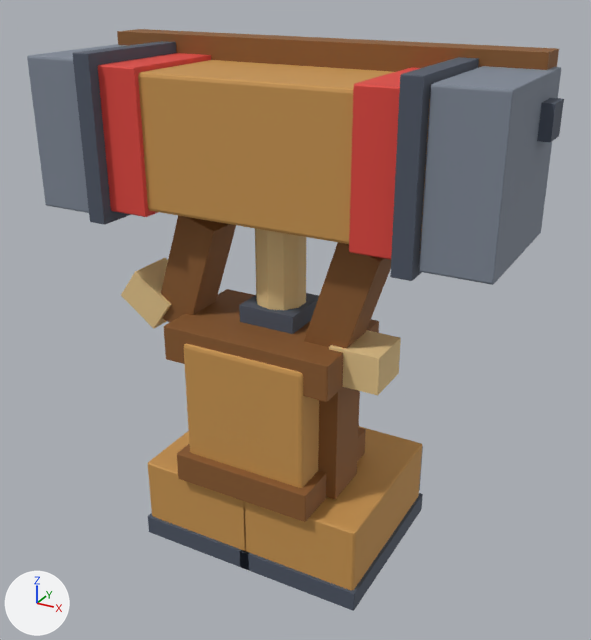
Two versions of the glTF model public/models/pets/mallet-sentry.glb, one commit apart.
Both versions are drawn from a 50 mm lens placed at (0.728, -1.231, 1.131), pointed at (0.018, 0.06, 0.485). Arrows for +X, +Y and +Z are at lower left; the lights stay in place. The older version comes first. Where no turn or scale is listed for an object, it has been applied to the vertices. Vertices at exactly the same position are counted once.

Objects in the first picture: 'arm.L', 'arm.R', 'body', 'head', 'leg.FL', 'leg.FR'.
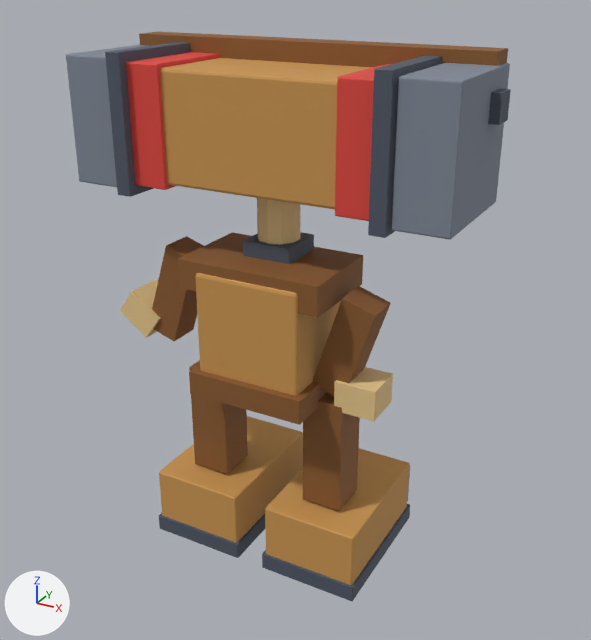
ob_root is not drawn itself; it is the parent of ob_leg_fl, ob_leg_fr.

Where the newer file only moved an object's origin or applied its transform, the numbers keep the older frame.

What changed in the scene script:
```text
Change me_arm_l:
    remove me_arm_l.from_pydata(...)  # 112 vertices, 216 faces; spans x -0.079..0.08, y -0.049..0.049, z -0.169..0.101
    add me_arm_l.from_pydata(...)  # 112 vertices, 216 faces; spans x -0.06..0.072, y -0.04..0.04, z -0.228..-0.005
    me_arm_l part 1: the whole mesh is scaled about its middle by 0.828, then moved by (0.005, 0.0, -0.083)
Change me_arm_r:
    remove me_arm_r.from_pydata(...)  # 112 vertices, 216 faces; spans x -0.164..0.065, y -0.049..0.049, z -0.147..0.103
    add me_arm_r.from_pydata(...)  # 112 vertices, 216 faces; spans x -0.178..0.011, y -0.04..0.04, z -0.176..0.03
    me_arm_r part 2: the whole mesh is scaled about its middle by 0.828, then moved by (-0.034, 0.0, -0.051)
Change me_body:
    remove me_body.from_pydata(...)  # 183 vertices, 338 faces; spans x -0.174..0.174, y -0.134..0.169, z -0.107..0.422
    add me_body.from_pydata(...)  # 183 vertices, 338 faces; spans x -0.145..0.145, y -0.111..0.14, z 0.082..0.521
    me_body part 3: the whole mesh is scaled about its middle by 0.828, then moved by (0.0, -0.003, 0.144)
Change me_head:
    remove me_head.from_pydata(...)  # 388 vertices, 700 faces; spans x -0.463..0.463, y -0.157..0.181, z -0.124..0.193
    add me_head.from_pydata(...)  # 388 vertices, 700 faces; spans x -0.383..0.383, y -0.136..0.144, z -0.07..0.193
    me_head part 4: the whole mesh is scaled about its middle by 0.828, then moved by (0.0, -0.008, 0.027)
Change me_leg_fl:
    used by ob_leg_fl; parent = ob_root; location = (0.1, 0.0, 0.4); scale = (0.085, 0.085, 0.24)
    remove me_leg_fl.from_pydata(...)  # 160 vertices, 304 faces; spans x -1.29..1.29, y -1.24..2.53, z -1.27..0.38
    add me_leg_fl.from_pydata(...)  # 160 vertices, 304 faces; spans x -1.24..1.24, y -1.24..2.53, z -1.65..0.0
    me_leg_fl part 5: the loose piece of 56 vertices spanning x -0.5..0.5, y -0.5..0.5, z -0.62..0.38 is moved by (0.0, 0.0, -0.38)
    me_leg_fl part 6: the loose piece of 56 vertices spanning x -1.24..1.24, y -1.18..2.35, z -1.18..-0.64 is scaled about its middle by (0.952, 1, 1), then moved by (0.0, 0.0, -0.38)
    me_leg_fl part 7: the loose piece of 24 vertices spanning x -1.18..1.18, y 1.47..2.53, z -1.12..-0.7 is scaled about its middle by (0.95, 1, 1), then moved by (0.0, 0.0, -0.38)
    me_leg_fl part 8: the loose piece of 24 vertices spanning x -1.29..1.29, y -1.24..2.41, z -1.27..-1.12 is scaled about its middle by (0.955, 1, 1), then moved by (0.0, 0.0, -0.38)
Change me_leg_fr:
    used by ob_leg_fr; parent = ob_root; location = (-0.1, 0.0, 0.4); scale = (0.085, 0.085, 0.24)
    remove me_leg_fr.from_pydata(...)  # 160 vertices, 304 faces; spans x -1.29..1.29, y -1.24..2.53, z -1.27..0.38
    add me_leg_fr.from_pydata(...)  # 160 vertices, 304 faces; spans x -1.24..1.24, y -1.24..2.53, z -1.65..0.0
    me_leg_fr part 9: the loose piece of 56 vertices spanning x -0.5..0.5, y -0.5..0.5, z -0.62..0.38 is moved by (0.0, 0.0, -0.38)
    me_leg_fr part 10: the loose piece of 56 vertices spanning x -1.24..1.24, y -1.18..2.35, z -1.18..-0.64 is scaled about its middle by (0.952, 1, 1), then moved by (0.0, 0.0, -0.38)
    me_leg_fr part 11: the loose piece of 24 vertices spanning x -1.29..1.29, y -1.24..2.41, z -1.27..-1.12 is scaled about its middle by (0.955, 1, 1), then moved by (0.0, 0.0, -0.38)
    other edits to the shape of me_leg_fr do not show in these pictures
Change ob_root:
    ob_root.location: (0.0, 0.0, -0.111) -> (0.0, 0.0, -0.00434)
    ob_root.scale: (1.16, 1.16, 1.16) -> (0.963, 0.963, 0.963)
Change ob_leg_fl:
    ob_leg_fl.location: (0.1, 0.0, 0.4) -> (0.135, 0.0, 0.4)
Change ob_leg_fr:
    ob_leg_fr.location: (-0.1, 0.0, 0.4) -> (-0.135, 0.0, 0.4)
```

Where the change shows, as pixel boxes [x1, y1, x2, y2] in the pictures (591 x 640 px; the box of a moved part takes in the faces that stretch with it):
'head', rescaled (17% narrower, 19% shorter)
    before: [27, 29, 564, 285]
    after: [66, 32, 511, 240]
'body', moved, rescaled
    before: [164, 228, 379, 522]
    after: [178, 198, 363, 425]
'leg.FL', reshaped, moved, rescaled
    before: [240, 387, 423, 611]
    after: [262, 393, 410, 601]
'leg.FR', reshaped, moved, rescaled
    before: [148, 431, 249, 570]
    after: [159, 360, 303, 558]
'arm.L', moved, rescaled
    before: [304, 242, 401, 395]
    after: [313, 286, 393, 421]
'arm.R', moved, rescaled
    before: [121, 215, 236, 329]
    after: [120, 236, 204, 341]
part 5 of me_leg_fl, moved or reshaped
    before: [318, 387, 360, 499]
    after: [303, 393, 360, 511]
part 6 of me_leg_fl, moved or reshaped
    before: [245, 426, 422, 590]
    after: [265, 448, 410, 585]
part 7 of me_leg_fl, moved or reshaped (mostly hidden)
    before: [419, 446, 423, 490]
    after: [407, 467, 410, 501]
part 8 of me_leg_fl, moved or reshaped
    before: [240, 493, 423, 611]
    after: [262, 504, 410, 601]
part 9 of me_leg_fr, moved or reshaped (not visible before)
    after: [189, 360, 248, 474]
part 10 of me_leg_fr, moved or reshaped
    before: [148, 431, 246, 551]
    after: [159, 416, 303, 543]
part 11 of me_leg_fr, moved or reshaped
    before: [148, 513, 249, 570]
    after: [159, 513, 265, 558]
